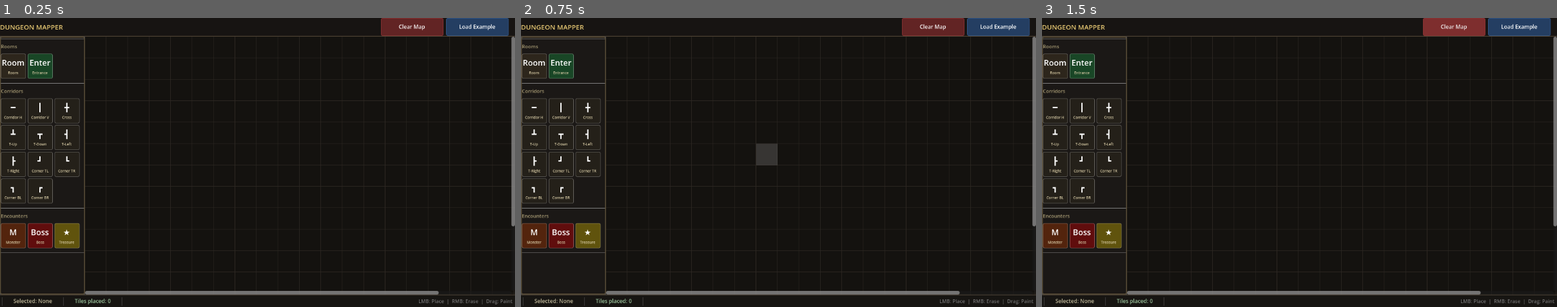
Above: before the commit, frames 1-3 (left to right).
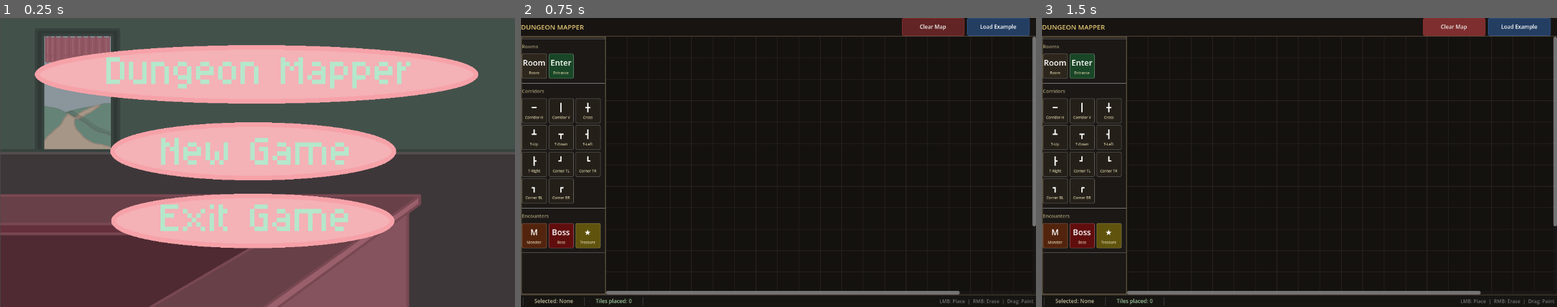
Above: after the commit, the same moments.

Repository: NathanPerezR/Game-Programming-Project
Game: Godot game, scene res://main_menu.tscn
Same seed, same stepped clock (60 frames per second), same inputs: the game is played once before the commit and once after it. Before the commit the project starts from res://scripts/main.tscn.
Inputs (mouse positions are in pixels of both pictures, inside the frame that each line leads up to):
- Up to frame 1 (0.25 s): no input
- Up to frame 2 (0.75 s): click (773, 150) at 0.52 s
- Up to frame 3 (1.5 s): click "Clear Map" at 1.25 s

The runs differ from the first frame. In frame 1, 99% of the frame differs, in the area x 0-100%, y 0-100%; in frame 2, 0.3%; in frame 3, nothing differs.

Commit message:
implemented main menu scene

Diff:
--- /dev/null
+++ b/main_menu.tscn
@@ -0,0 +1,73 @@
+[gd_scene format=3 uid="uid://xwvb3swc4nu"]
+
+[ext_resource type="Texture2D" uid="uid://6hd21lpnqccw" path="res://sprites/MainMenu_Screen.png" id="1_06t4h"]
+[ext_resource type="Script" uid="uid://ec3h2eje324l" path="res://scripts/MainMenuController.gd" id="1_7vrkn"]
+
+[sub_resource type="StyleBoxEmpty" id="StyleBoxEmpty_7vrkn"]
+
+[sub_resource type="StyleBoxEmpty" id="StyleBoxEmpty_fu7sn"]
+
+[sub_resource type="StyleBoxEmpty" id="StyleBoxEmpty_jix8l"]
+
+[sub_resource type="StyleBoxEmpty" id="StyleBoxEmpty_glbon"]
+
+[sub_resource type="StyleBoxEmpty" id="StyleBoxEmpty_nlkkf"]
+
+[sub_resource type="StyleBoxEmpty" id="StyleBoxEmpty_qe12f"]
+
+[sub_resource type="StyleBoxEmpty" id="StyleBoxEmpty_8qtwp"]
+
+[sub_resource type="StyleBoxEmpty" id="StyleBoxEmpty_dy7ct"]
+
+[sub_resource type="StyleBoxEmpty" id="StyleBoxEmpty_0o4t1"]
+
+[sub_resource type="StyleBoxEmpty" id="StyleBoxEmpty_0k4wn"]
+
+[node name="MainMenu" type="Control" unique_id=1047182682]
+layout_mode = 3
+anchors_preset = 0
+offset_left = 557.0
+offset_top = 306.0
+offset_right = 597.0
+offset_bottom = 346.0
+script = ExtResource("1_7vrkn")
+
+[node name="MainMenuTexture" type="TextureRect" parent="." unique_id=1092094868]
+layout_mode = 1
+anchors_preset = 15
+anchor_right = 1.0
+anchor_bottom = 1.0
+grow_horizontal = 2
+grow_vertical = 2
+texture = ExtResource("1_06t4h")
+
+[node name="NewGameButton" type="Button" parent="." unique_id=1381852233]
+layout_mode = 1
+anchors_preset = -1
+anchor_left = -7.5000005
+anchor_top = -1.9000001
+anchor_right = 8.025001
+anchor_bottom = 1.5500001
+offset_left = 3.0517578e-05
+offset_right = -3.0517578e-05
+theme_override_styles/normal = SubResource("StyleBoxEmpty_7vrkn")
+theme_override_styles/pressed = SubResource("StyleBoxEmpty_fu7sn")
+theme_override_styles/hover = SubResource("StyleBoxEmpty_jix8l")
+theme_override_styles/disabled = SubResource("StyleBoxEmpty_glbon")
+theme_override_styles/focus = SubResource("StyleBoxEmpty_nlkkf")
+
+[node name="ExitGameButton" type="Button" parent="." unique_id=1854137604]
+layout_mode = 1
+anchors_preset = -1
+anchor_left = -7.5750003
+anchor_top = 2.25
+anchor_right = 8.05
+anchor_bottom = 5.4
+theme_override_styles/normal = SubResource("StyleBoxEmpty_qe12f")
+theme_override_styles/pressed = SubResource("StyleBoxEmpty_8qtwp")
+theme_override_styles/hover = SubResource("StyleBoxEmpty_dy7ct")
+theme_override_styles/disabled = SubResource("StyleBoxEmpty_0o4t1")
+theme_override_styles/focus = SubResource("StyleBoxEmpty_0k4wn")
+
+[connection signal="pressed" from="NewGameButton" to="." method="_on_new_game_button_pressed"]
+[connection signal="pressed" from="ExitGameButton" to="." method="_on_exit_game_button_pressed"]
--- a/project.godot
+++ b/project.godot
@@ -11,7 +11,7 @@
 [application]
 
 config/name="Dungeon-Mapper"
-run/main_scene="res://scripts/main.tscn"
+run/main_scene="uid://xwvb3swc4nu"
 config/features=PackedStringArray("4.6", "Forward Plus")
 config/icon="res://icon.svg"
 
--- /dev/null
+++ b/scripts/MainMenuController.gd
@@ -0,0 +1,11 @@
+extends Control
+
+func _on_new_game_button_pressed():
+	get_tree().change_scene_to_file("res://scripts/main.tscn")
+
+func _on_exit_button_pressed():
+	get_tree().quit()
+
+
+func _on_exit_game_button_pressed():
+	pass # Replace with function body.
Not shown: 1 places in scripts/DungeonDemoPath.tres that only renumber resources
Not shown, added: scripts/MainMenuController.gd.uid
Not shown, added: scripts/enemyfollow.gd.uid
Not shown, added: scripts/rebuildNav.gd.uid
Not shown, added: sprites/VineyWall_NoEarth_Texture.png.import
